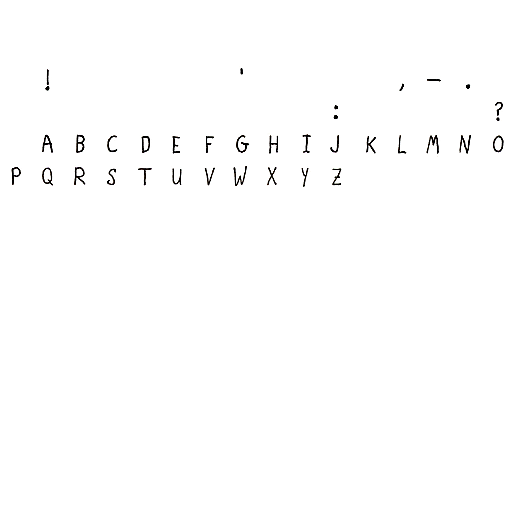
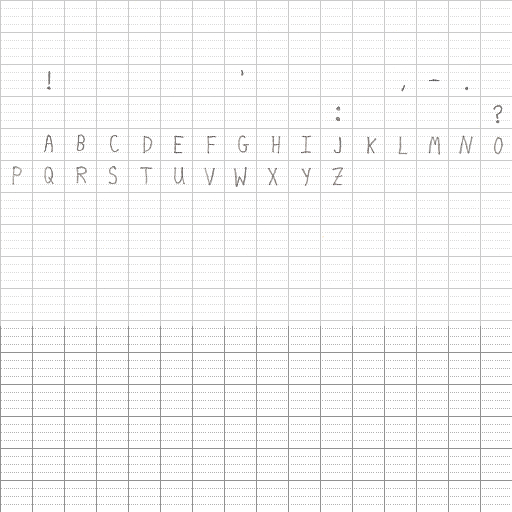
The second 512x512 image is a revision of the first. Changes to its layers:
added layer "Pasted Layer #1" (52%) above "InkScan2 Clean" over bbox(0, 0, 512, 326)
hid "InkScan2 Clean" over bbox(0, 0, 512, 366)
showed "print.pdf" over bbox(0, 0, 512, 512)
